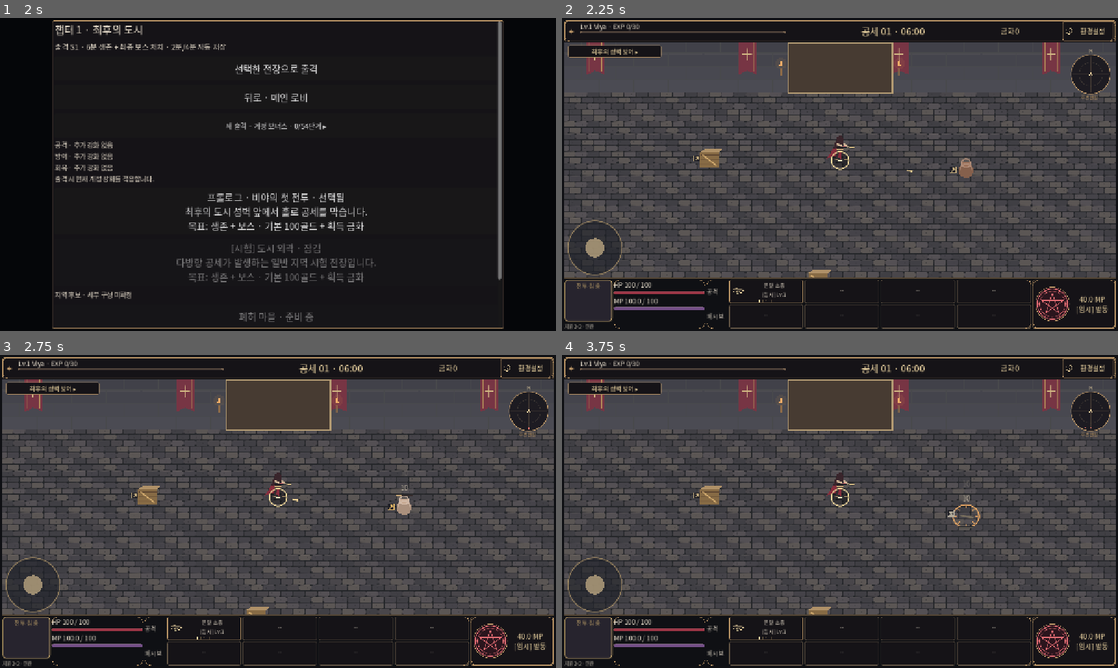
Above: before the commit, frames 1-4 (two rows, left to right).
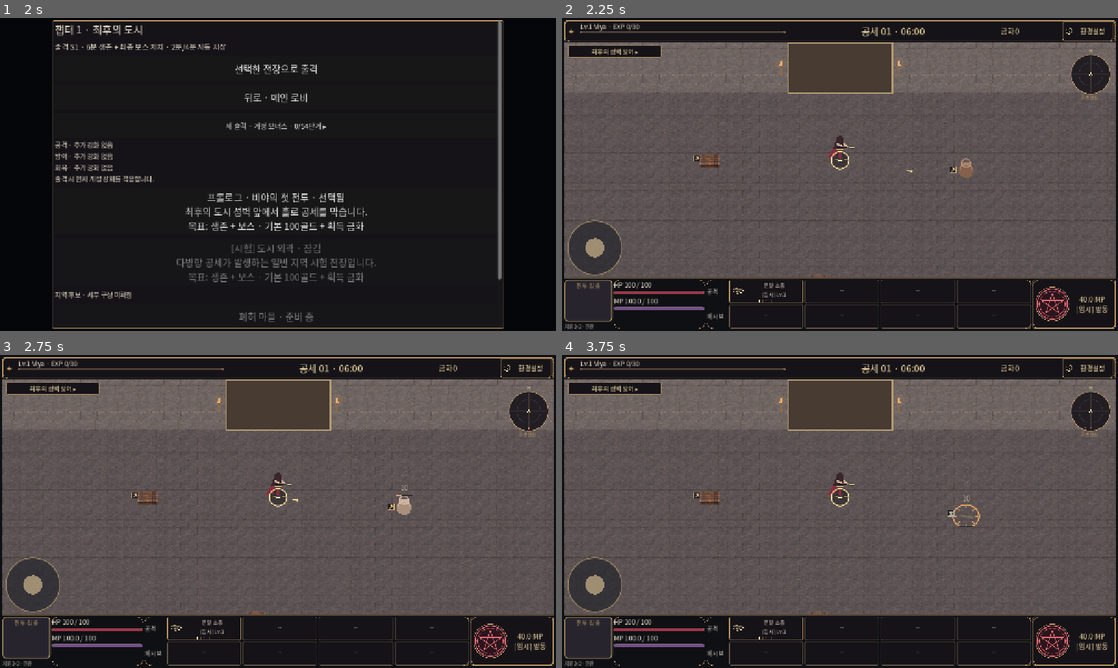
Above: after the commit, the same moments.

Repository: dldlfah/Viya
Game: Godot game, scene res://scenes/main.tscn
Same seed, same stepped clock (60 frames per second), same inputs: the game is played once before the commit and once after it.
Inputs:
- Up to frame 1 (2 s): click "환경설정" at 0.5 s; click "출격" at 1.25 s
- Up to frame 2 (2.25 s): click "선택한 전장으로 출격" at 2 s
- Up to frame 3 (2.75 s): no input
- Up to frame 4 (3.75 s): click "연발 소총 [임시] Lv.1" at 2.75 s; click "닫기 · 이전 화면으로" at 3.5 s

Frame 1 is identical in both runs. In frame 2, 35% of the frame differs, in the area x 0-100%, y 7-83%; in frame 3, 35%; in frame 4, 35%.

Commit message:
feat: bind supplied map pilot to prologue and anchor wall materials to world [skip ci]

Diff:
--- /dev/null
+++ b/assets/maps/pilot_01/source_manifest.json
@@ -0,0 +1,86 @@
+{
+  "schema": "viya-map-pilot-art-1",
+  "name": "VIYA Map Pilot 01",
+  "date_kst": "2026-11-24",
+  "status": "pilot_integration_candidate",
+  "art_approval": "not_final_approved",
+  "repo": "dldlfah/Viya",
+  "branch": "work/viya-turnaround-qa-20261117",
+  "repo_head_checked": "fca5823db79e9810105719ee76f165a600dfa99f",
+  "scope": "Generated assets and handoff only; no repository modification or Godot run",
+  "intended_pilot_map": "prologue_wall",
+  "assets": [
+    {
+      "file": "textures/stone_floor_tile.png",
+      "slot": "stone_floor_tile",
+      "proposed_resource_path": "res://assets/maps/pilot_01/stone_floor_tile.png",
+      "source_size": [
+        224,
+        160
+      ],
+      "display_size": [
+        112,
+        80
+      ],
+      "display_space": "world",
+      "projection": "unprojected_top_down",
+      "transparency": "opaque",
+      "bytes": 47947,
+      "sha256": "9beefd01712a5c45b71908ad679d105b00a7ce6b99e61a639e384b7de06257e6"
+    },
+    {
+      "file": "textures/wall_segment.png",
+      "slot": "wall_segment",
+      "proposed_resource_path": "res://assets/maps/pilot_01/wall_segment.png",
+      "source_size": [
+        192,
+        244
+      ],
+      "display_size": [
+        96,
+        122
+      ],
+      "display_space": "screen",
+      "projection": "front_material_only",
+      "transparency": "opaque",
+      "bytes": 63500,
+      "sha256": "15b4a1a6f64b88df88424075d6710c0761cac7e7ac30dfc3ff889d0b3705d11a"
+    },
+    {
+      "file": "textures/prop_crate.png",
+      "slot": "prop_crate",
+      "proposed_resource_path": "res://assets/maps/pilot_01/prop_crate.png",
+      "source_size": [
+        92,
+        86
+      ],
+      "display_size": [
+        46,
+        43
+      ],
+      "display_space": "screen",
+      "projection": "high_front_orthographic",
+      "transparency": "alpha",
+      "bytes": 11929,
+      "sha256": "7a0fefb9f935a5026e1bb9ded4029542e9f33323bbac87481f22144ece712edc",
+      "pivot": [
+        0.5,
+        1.0
+      ],
+      "visible_bbox": [
+        0,
+        23,
+        92,
+        86
+      ]
+    }
+  ],
+  "constraints": [
+    "Floor is a global slot in the current renderer; scope the pilot override to prologue_wall.",
+    "Floor Y projection is applied by engine, approximately sin(60 degrees).",
+    "Wall texture contains only the vertical front; top geometry remains procedural.",
+    "Wall phase/cropping issues inferred from source require actual pan verification.",
+    "Crate is intact state only; existing destroyed prop visuals remain in use.",
+    "Mobile readability score and performance are not established by these image checks."
+  ]
+}
--- /dev/null
+++ b/data/map_presentation_slots.json
@@ -0,0 +1,7 @@
+{
+  "prologue_wall": {
+    "stone_floor_tile": "res://assets/maps/pilot_01/stone_floor_tile.png",
+    "wall_segment": "res://assets/maps/pilot_01/wall_segment.png",
+    "prop_crate": "res://assets/maps/pilot_01/prop_crate.png"
+  }
+}
--- a/scripts/combat/high_angle_battle.gd
+++ b/scripts/combat/high_angle_battle.gd
@@ -1,6 +1,6 @@
 extends RefCounted
 ## One shared canvas, bounded visible tile loops and sorted draw commands.
-## No actor nodes, RNG, simulation writes, dynamic lights or generated artwork.
+## No actor nodes, RNG, simulation writes or dynamic lights.
 const BattleProjection = preload("res://scripts/combat/battle_projection.gd")
 const Visuals = preload("res://scripts/combat/attack_visuals.gd")
 const Approaches = preload("res://scripts/combat/approach_cues.gd")
@@ -89,7 +89,7 @@
 
 func _draw_ground() -> void:
 	var bounds := visible.grow(100).intersection(Rect2(Vector2.ZERO,state.world_size))
-	var tile: Texture2D = canvas.art.texture("stone_floor_tile")
+	var tile: Texture2D = canvas.art.map_texture("stone_floor_tile",state.map_id)
 	if not tile:tile=materials.floor_tile(state.map_id)
 	for y in range(floori(bounds.position.y/80), ceili(bounds.end.y/80)):
 		for x in range(floori(bounds.position.x/112), ceili(bounds.end.x/112)):
@@ -177,7 +177,7 @@
 	var color := Color("a48254") if prop.style=="crate" else (Color("9c7159") if prop.style=="urn" else Color("8d8d7e"))
 	var flash:float=state.cues.flash_alpha(int(prop.id))
 	color=color.lerp(Color("fff1db"),flash)
-	var texture: Texture2D = canvas.art.texture("prop_"+prop.style)
+	var texture: Texture2D = canvas.art.map_texture("prop_"+prop.style,state.map_id)
 	if texture:canvas.draw_texture_rect(texture,Rect2(feet-Vector2(23,43),Vector2(46,43)),false,Color.WHITE.lerp(Color(1.8,1.8,1.8),flash))
 	elif prop.style=="urn":
 		canvas.draw_circle(feet-Vector2(0,20),17,color.darkened(.15))
@@ -196,6 +196,22 @@
 	if prop.hp<prop.max_hp:
 		canvas.draw_rect(Rect2(feet-Vector2(20,49),Vector2(40,3)),Color("342b2b"))
 		canvas.draw_rect(Rect2(feet-Vector2(20,49),Vector2(40.0*prop.hp/prop.max_hp,3)),Color("c7a674"))
+
+static func material_regions(world:Rect2,front:Rect2,window:Rect2,texture_size:Vector2) -> Array:
+	# X is unrotated world distance. Clip both the wall face and the viewport,
+	# retaining the matching source subrectangle instead of stretching edge tiles.
+	var result:Array=[]
+	var visible_front:Rect2=front.intersection(window)
+	if not visible_front.has_area():return result
+	var first:float=world.position.x+visible_front.position.x-front.position.x
+	var last:float=world.position.x+visible_front.end.x-front.position.x
+	var scale:Vector2=texture_size/Vector2(96,front.size.y)
+	for x in range(floori(first/96)*96,ceili(last),96):
+		var tile:=Rect2(Vector2(front.position.x+x-world.position.x,front.position.y),Vector2(96,front.size.y))
+		var destination:Rect2=tile.intersection(front).intersection(window)
+		if not destination.has_area():continue
+		result.append({"destination":destination,"source":Rect2((destination.position-tile.position)*scale,destination.size*scale)})
+	return result
 
 func _draw_obstacle(obstacle: Dictionary) -> void:
 	var box: Rect2 = state.MapCatalog.rectangle(obstacle.rect)
@@ -209,10 +225,11 @@
 	canvas.draw_rect(top,stone.lightened(.13))
 	canvas.draw_rect(Rect2(Vector2(base.position.x,top.end.y),Vector2(base.size.x,height)),stone.darkened(.16))
 	canvas.draw_rect(top,Color("b39b73",alpha),false,2)
-	var texture: Texture2D = canvas.art.texture("wall_segment" if obstacle.kind=="wall" else "ruin_block")
+	var texture: Texture2D = canvas.art.map_texture("wall_segment" if obstacle.kind=="wall" else "ruin_block",state.map_id)
 	if texture:
-		for x in range(floori(maxf(base.position.x,0)/96)*96,ceili(minf(base.end.x,canvas.size.x)),96):
-			canvas.draw_texture_rect(texture,Rect2(Vector2(x,top.end.y),Vector2(96,height)),false,Color(1,1,1,alpha))
+		var front:=Rect2(Vector2(base.position.x,top.end.y),Vector2(base.size.x,height))
+		for region in material_regions(box,front,viewport,texture.get_size()):
+			canvas.draw_texture_rect_region(texture,region.destination,region.source,Color(1,1,1,alpha))
 	else:
 		for row in range(4):
 			var y:float=top.end.y+row*height/4
--- a/scripts/ui/asset_slots.gd
+++ b/scripts/ui/asset_slots.gd
@@ -1,11 +1,24 @@
 extends RefCounted
-## Optional textures/SpriteFrames, all blank in prototype data. No generated art.
+## Optional shared textures/SpriteFrames and separate map pilot overrides.
 var definitions: Dictionary = {}
+var map_definitions: Dictionary = {}
 var _resources := {}
 func _init() -> void:
 	var parsed: Variant = JSON.parse_string(FileAccess.get_file_as_string("res://data/presentation_slots.json"))
 	if parsed is Dictionary:
 		definitions = parsed
+	var maps:Variant=JSON.parse_string(FileAccess.get_file_as_string("res://data/map_presentation_slots.json"))
+	if maps is Dictionary:map_definitions=maps
+
+func map_texture(id:String,map_id:String) -> Texture2D:
+	var slots:Variant=map_definitions.get(map_id,{})
+	var path:Variant=slots.get(id,"") if slots is Dictionary else ""
+	if path is String and not path.is_empty() and ResourceLoader.exists(path):
+		if not _resources.has(path):_resources[path]=load(path)
+		var asset:Resource=_resources[path]
+		if asset is Texture2D:return asset
+	return texture(id)
+
 func resource(id: String) -> Resource:
 	var value:Variant=definitions.get(id,"")
 	if not value is String:return null
--- a/tests/test_combat_cues.gd
+++ b/tests/test_combat_cues.gd
@@ -223,6 +223,7 @@
 	await preload("res://tests/test_enemy_patterns.gd").run(scene, verify)
 	await preload("res://tests/test_pattern_reacquire.gd").run(scene, verify)
 	await preload("res://tests/test_enemy_curse.gd").run(scene, verify)
+	await preload("res://tests/test_map_pilot.gd").run(scene, verify)
 	scene.queue_free()
 	await process_frame
 	await process_frame
--- /dev/null
+++ b/tests/test_map_pilot.gd
@@ -0,0 +1,78 @@
+extends RefCounted
+const Slots=preload("res://scripts/ui/asset_slots.gd")
+const Renderer=preload("res://scripts/combat/high_angle_battle.gd")
+const View=preload("res://scripts/combat/battle_view.gd")
+const State=preload("res://scripts/combat/run_state.gd")
+const Snapshot=preload("res://scripts/progression/run_snapshot.gd")
+const Campaign=preload("res://tests/test_campaign.gd")
+
+static func source_at(regions:Array,point:Vector2) -> Vector2:
+	for region in regions:
+		if region.destination.has_point(point):return region.source.position+(point-region.destination.position)*region.source.size/region.destination.size
+	return Vector2(INF,INF)
+
+static func run(host,verify:Callable) -> void:
+	var slots=Slots.new()
+	verify.call(slots.definitions.size()==53 and slots.definitions.values().all(func(p):return p==""),"Map pilot leaves every shared/character presentation path blank")
+	verify.call(slots.map_definitions.keys()==["prologue_wall"] and slots.map_definitions.prologue_wall.size()==3,"Only the prologue receives the three pilot overrides")
+	var manifest:Dictionary=JSON.parse_string(FileAccess.get_file_as_string("res://assets/maps/pilot_01/source_manifest.json"))
+	for asset in manifest.assets:
+		var texture:Texture2D=slots.map_texture(asset.slot,"prologue_wall")
+		verify.call(texture!=null and texture.get_size()==Vector2(asset.source_size[0],asset.source_size[1]) and FileAccess.get_sha256(texture.resource_path)==asset.sha256,"Production pilot loads the exact supplied PNG: "+str(asset.slot))
+		verify.call(texture==slots.map_texture(asset.slot,"prologue_wall"),"Pilot resource is shared/cached: "+str(asset.slot))
+		verify.call(slots.texture(asset.slot)==null and ["outskirts_trial","legacy_arena","gold_slime"].all(func(id):return slots.map_texture(asset.slot,id)==null),"Pilot cannot leak into global slots or another map: "+str(asset.slot))
+	var crate:Image=slots.map_texture("prop_crate","prologue_wall").get_image()
+	verify.call(crate.get_pixel(46,0).a==0 and crate.get_pixel(46,85).a>0,"Original crate padding and bottom contact row survive import")
+	var path:="user://map-fallback-"+Crypto.new().generate_random_bytes(8).hex_encode()+".tres"
+	var fallback:=GradientTexture2D.new()
+	fallback.gradient=Gradient.new()
+	ResourceSaver.save(fallback,path)
+	slots.definitions.prop_crate=path
+	verify.call(slots.map_texture("prop_crate","outskirts_trial")==slots.texture("prop_crate") and slots.map_texture("prop_crate","prologue_wall")!=slots.texture("prop_crate"),"Existing shared fallback remains available without overriding the pilot")
+	for invalid in [null,5,[],{"prop_crate":5},{"prop_crate":"user://missing-pilot.png"}]:
+		slots.map_definitions.prologue_wall=invalid
+		verify.call(slots.map_texture("prop_crate","prologue_wall")==slots.texture("prop_crate"),"Invalid map-only entries preserve the existing fallback: "+str(invalid))
+	DirAccess.remove_absolute(path)
+	var world:=Rect2(53,0,211,1)
+	var front:=Rect2(35,35,211,122)
+	var window:=Rect2(0,0,320,200)
+	var regions:Array=Renderer.material_regions(world,front,window,Vector2(192,244))
+	var area:=0.0
+	var bounded:=true
+	for region in regions:
+		area+=region.destination.get_area()
+		bounded=bounded and front.encloses(region.destination) and window.encloses(region.destination) and Rect2(0,0,192,244).grow(.0001).encloses(region.source)
+	verify.call(bounded and is_equal_approx(area,211*122),"Wall regions cover the exact face while both source and destination edges stay bounded")
+	var shifted:Array=Renderer.material_regions(world,Rect2(front.position-Vector2(24,0),front.size),window,Vector2(192,244))
+	verify.call(source_at(regions,Vector2(115,85)).is_equal_approx(source_at(shifted,Vector2(91,85))),"World-point wall UV stays fixed through a24pixel camera pan")
+	var clipped:Array=Renderer.material_regions(world,Rect2(35,-25,211,122),window,Vector2(192,244))
+	verify.call(is_equal_approx(clipped[0].source.position.y,50) and is_equal_approx(clipped[0].source.size.y,194),"Top viewport clipping crops matching source pixels instead of stretching the front")
+	verify.call(Renderer.material_regions(world,Rect2(400,0,211,122),window,Vector2(192,244)).is_empty(),"Fully offscreen wall creates no unbounded material draw loop")
+	for map_id in ["prologue_wall","outskirts_trial","gold_slime"]:
+		var a=State.new()
+		a.stage=2 if map_id=="outskirts_trial" else 1
+		a.start(4101,"viya",null,map_id,"weapons_v1",{},"gold_slime" if map_id=="gold_slime" else "campaign",20000 if map_id=="gold_slime" else -1)
+		var b=State.new()
+		Snapshot.restore(Snapshot.capture(a),b)
+		b.set_paused(false)
+		var pilot=View.new()
+		var plain=View.new()
+		pilot.simulation=a
+		plain.simulation=b
+		pilot.size=Vector2(1000,480)
+		plain.size=pilot.size
+		plain.art.map_definitions={}
+		host.add_child(pilot)
+		host.add_child(plain)
+		var same:=true
+		for frame in range(100):
+			a.step(.05,Vector2.RIGHT if frame<30 else Vector2.ZERO)
+			b.step(.05,Vector2.RIGHT if frame<30 else Vector2.ZERO)
+			pilot.queue_redraw()
+			plain.queue_redraw()
+			if frame%20==0:await host.get_tree().process_frame
+			same=same and Campaign.comparable(a)==Campaign.comparable(b)
+		verify.call(same and Snapshot.VERSION==18 and Snapshot.valid(Snapshot.capture(a),a),"Pilot/placeholder views preserve all authoritative fields and seven RNG over100production steps: "+map_id)
+		pilot.queue_free()
+		plain.queue_free()
+		await host.get_tree().process_frame
Binary file added: assets/maps/pilot_01/prop_crate.png
Not shown, added: assets/maps/pilot_01/prop_crate.png.import
Binary file added: assets/maps/pilot_01/stone_floor_tile.png
Not shown, added: assets/maps/pilot_01/stone_floor_tile.png.import
Binary file added: assets/maps/pilot_01/wall_segment.png
Not shown, added: assets/maps/pilot_01/wall_segment.png.import
